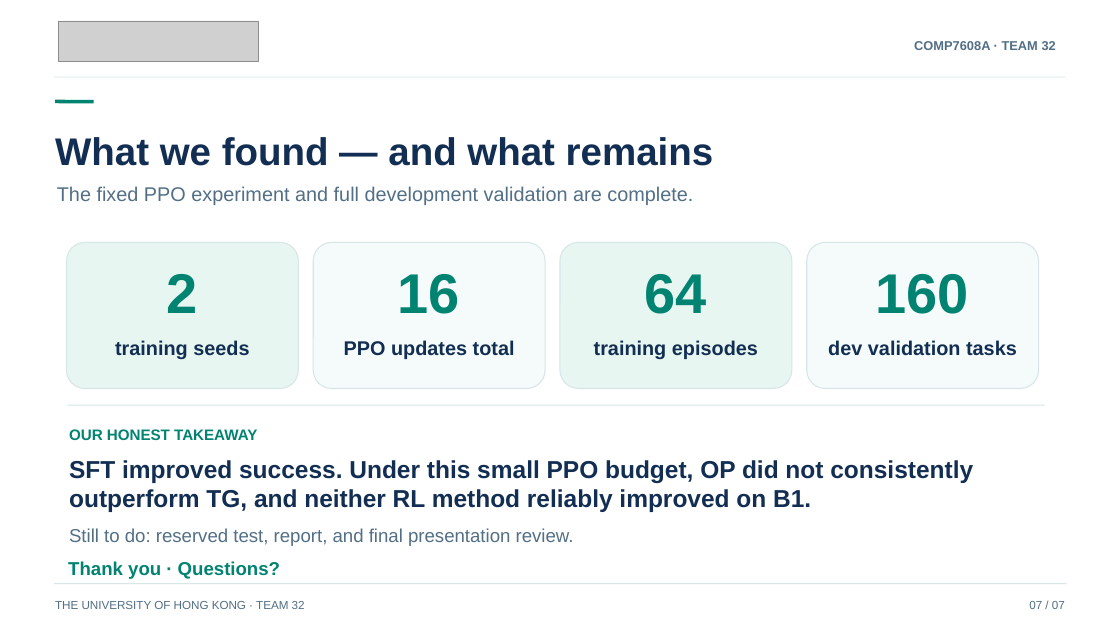
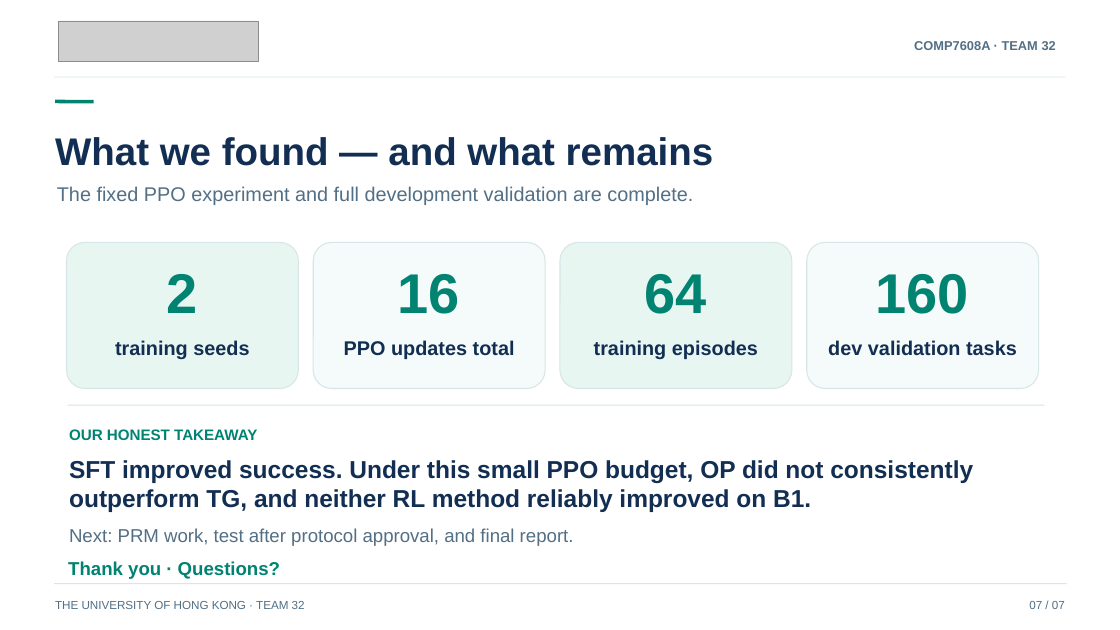
Before and after one commit to Zenon-nnnnnn/webshop-stepwise-rl, a slide deck: slide 7 of presentations/WebShop_Stepwise_Rewards_HKU_Draft_2026-11-21.pptx. Drawn at 1120x630 pixels with LibreOffice and Linux fonts; fonts in the diff are those of the drawing; grey boxes stand for pictures. Boxes give left, top, right and bottom in pixels: in the first picture for what was removed or moved away, otherwise in the second. Text is boxed around its words. In the diff, an @@ line names an element or a change of style, - is before the commit and + after.

Commit message:
docs(presentation): clarify story, chart scale, FP32 scope and test gate

```diff
--- a/presentations/WebShop_Stepwise_Rewards_HKU_Draft_2026-11-21.pptx
+++ b/presentations/WebShop_Stepwise_Rewards_HKU_Draft_2026-11-21.pptx
@@ text at (x1=69, y1=528, x2=574, y2=546): text changed @@
-Still to do: reserved test, report, and final presentation review.
+Next: PRM work, test after protocol approval, and final report.
```
Also in this commit, not shown: 1 other slide changed.
